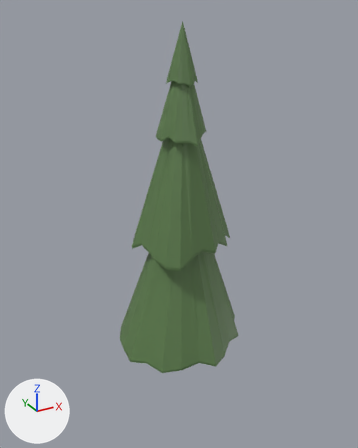
Renders of the Blender file assets/models/trees/tree_plain.blend from each side of a commit.
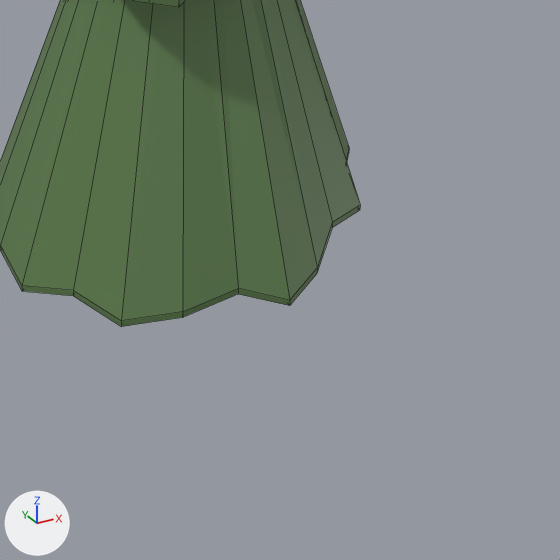
Old and new are each drawn whole from a camera (50 mm lens) standing at (-2.53, -4.53, 4.13) and looking at (0.02, 0.11, 1.81) and again close up on the part from 34% to 84% of the width and 60% to 100% of the height. Lighting does not change. The marker at lower left points along +X, +Y and +Z. The older version's two pictures come first. The close-ups show mesh edges as thin lines.

The older version as bpy lines, for what is in view:
```python
me_cylinder = bpy.data.meshes.new('Cylinder')
me_cylinder.from_pydata(...)  # 342 vertices, 340 faces; spans x -0.8..0.68, y -0.81..0.8, z -0.03..4.0
# faces by material slot: [304, 36]
me_cylinder.materials.append(mat_material_001)  # dark green #5c7b4c
me_cylinder.materials.append(mat_material_002)  # brown #412c23
ob_cylinder = bpy.data.objects.new('Cylinder', me_cylinder)
ob_cylinder.location = (0.0, 0.0, 0.0)
```
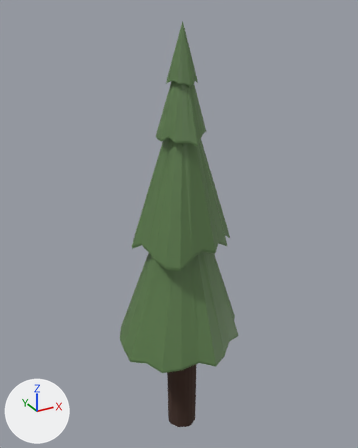
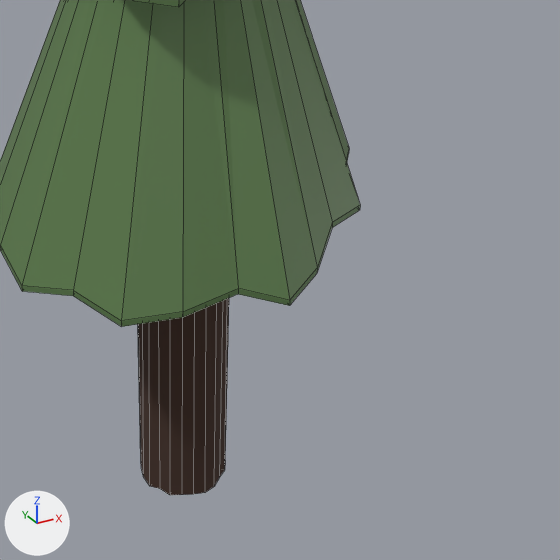
Where the change shows, as pixel boxes (x1, y1, x2, y2) in the close-ups (560 x 560 px; the box of a moved part takes in the faces that stretch with it):
'Cylinder', reshaped
    before: (0, 0, 360, 327)
    after: (0, 0, 360, 495)
part 1 of me_cylinder, moved or reshaped (not visible before)
    after: (138, 298, 229, 495)

The change, as a list of edits to the scene's bpy script:
```text
Change me_cylinder:
    used by ob_cylinder; location = (0.0, 0.0, 0.0)
    remove me_cylinder.from_pydata(...)  # 342 vertices, 340 faces; spans x -0.8..0.68, y -0.81..0.8, z -0.03..4.0
    add me_cylinder.from_pydata(...)  # 342 vertices, 340 faces; spans x -0.8..0.68, y -0.81..0.8, z -1.03..4.0
    me_cylinder part 1: all 25 vertices in x -0.19..0.19, y -0.2..0.19, z -0.03..-0.02 are moved by (0.0, 0.0, -1.0)
```
